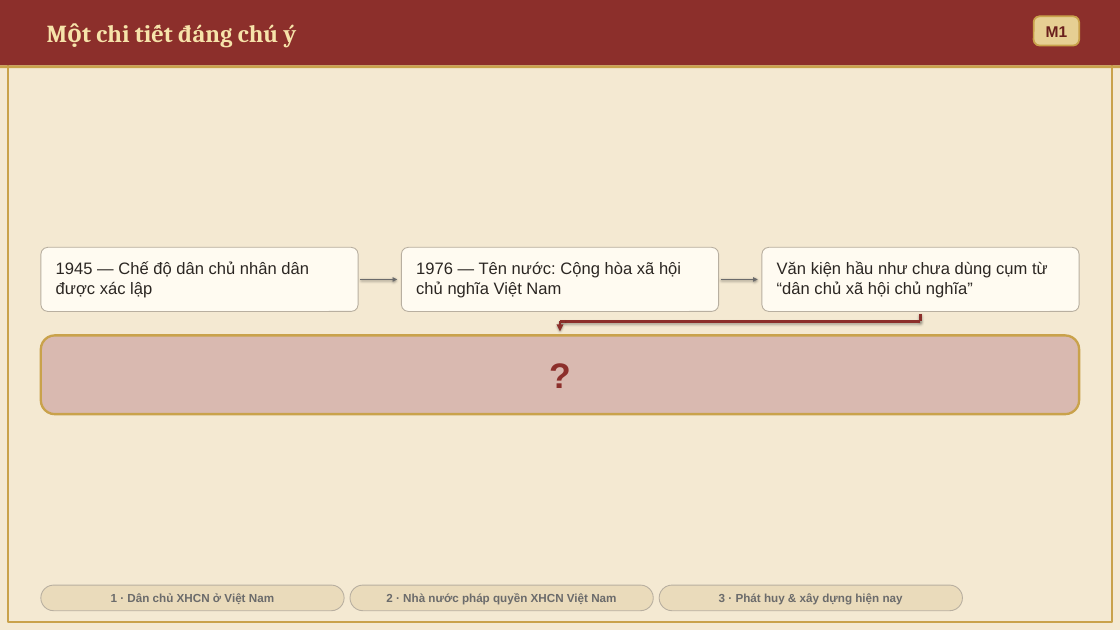
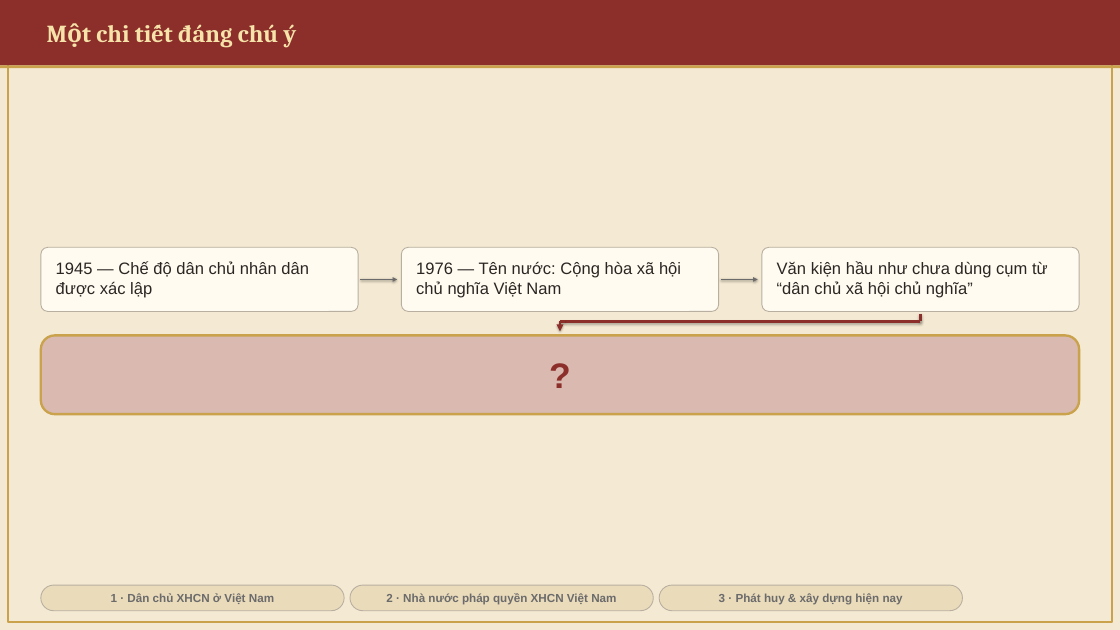
Before and after one commit to DatHoQuoc/mln122, a slide deck: slide 2 of mln133/MLN131_Chuong4_MucIII.pptx. Drawn at 1120x630 pixels with LibreOffice and Linux fonts; fonts in the diff are those of the drawing. Boxes give left, top, right and bottom in pixels: in the first picture for what was removed or moved away, otherwise in the second. Text is boxed around its words. In the diff, an @@ line names an element or a change of style, - is before the commit and + after.

```diff
--- a/mln133/MLN131_Chuong4_MucIII.pptx
+++ b/mln133/MLN131_Chuong4_MucIII.pptx
@@ rounded rectangle removed at [1034, 16, 1079, 45] @@
-M1
```
Also in this commit, not shown: 25 other slides changed, 4 other files.
